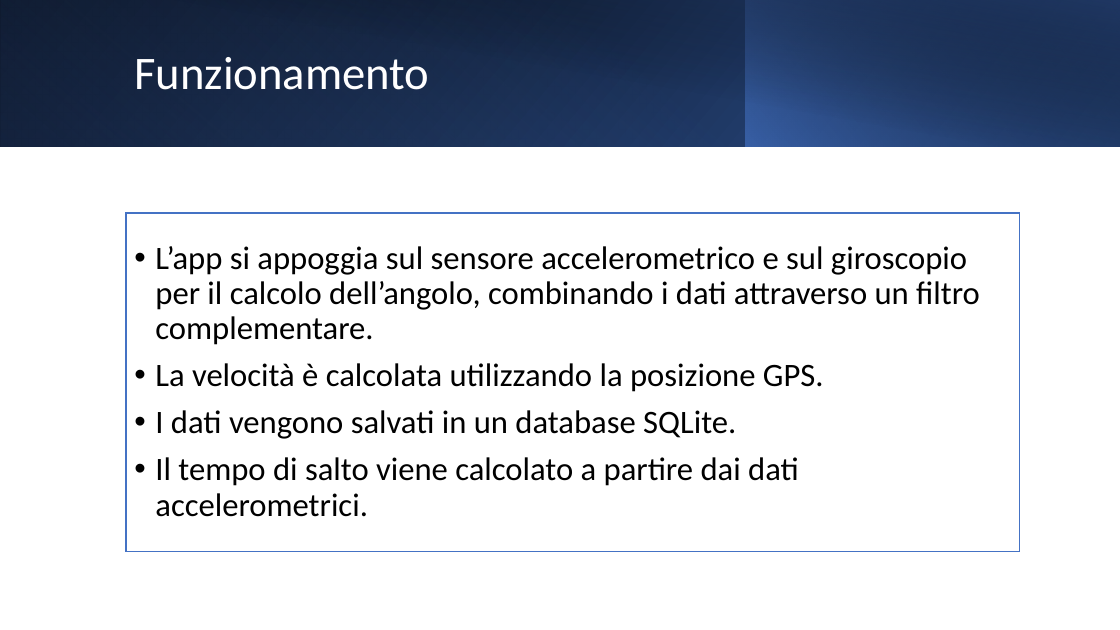
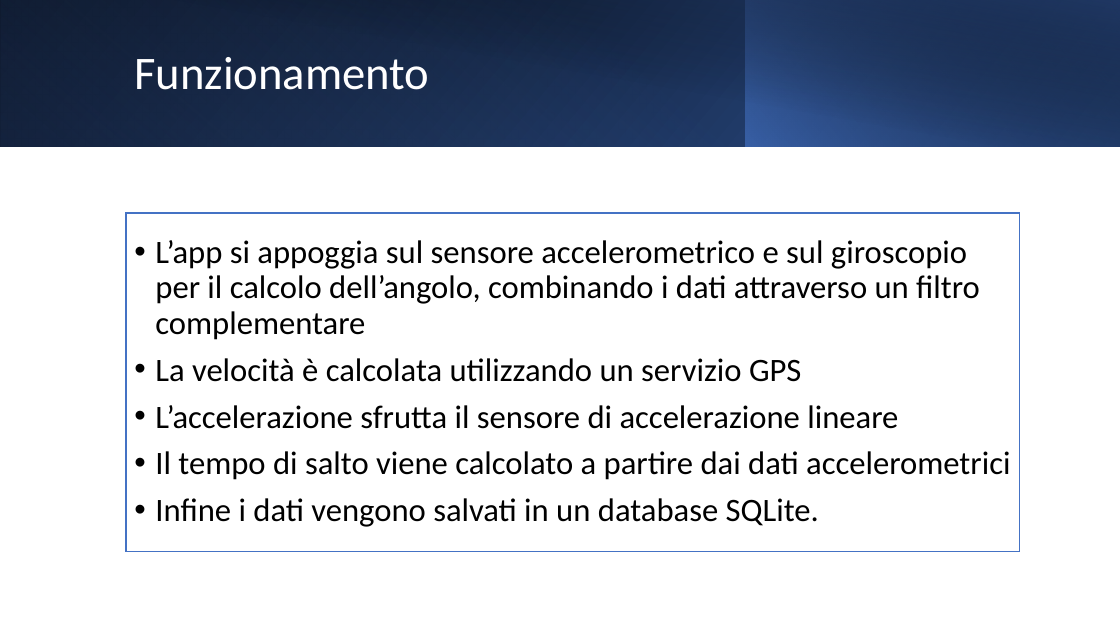
Before and after one commit to Alby-C/MA-IoT, a slide deck: slide 5 of BikeActivity.pptx. Drawn at 1120x630 pixels with LibreOffice and Linux fonts; fonts in the diff are those of the drawing. Boxes give left, top, right and bottom in pixels: in the first picture for what was removed or moved away, otherwise in the second. Text is boxed around its words. In the diff, an @@ line names an element or a change of style, - is before the commit and + after.

```diff
--- a/BikeActivity.pptx
+++ b/BikeActivity.pptx
@@ text at (x1=155, y1=240, x2=1010, y2=527): text changed @@
-• L’app si appoggia sul sensore accelerometrico e sul giroscopio per il calcolo dell’angolo, combinando i dati attraverso un filtro complementare.
-• La velocità è calcolata utilizzando la posizione GPS.
-• I dati vengono salvati in un database SQLite.
-• Il tempo di salto viene calcolato a partire dai dati accelerometrici.
+• L’app si appoggia sul sensore accelerometrico e sul giroscopio per il calcolo dell’angolo, combinando i dati attraverso un filtro complementare
+• La velocità è calcolata utilizzando un servizio GPS
+• L’accelerazione sfrutta il sensore di accelerazione lineare
+• Il tempo di salto viene calcolato a partire dai dati accelerometrici
+• Infine i dati vengono salvati in un database SQLite.
```
Also in this commit, not shown: 3 other slides changed, 1 slide added.
